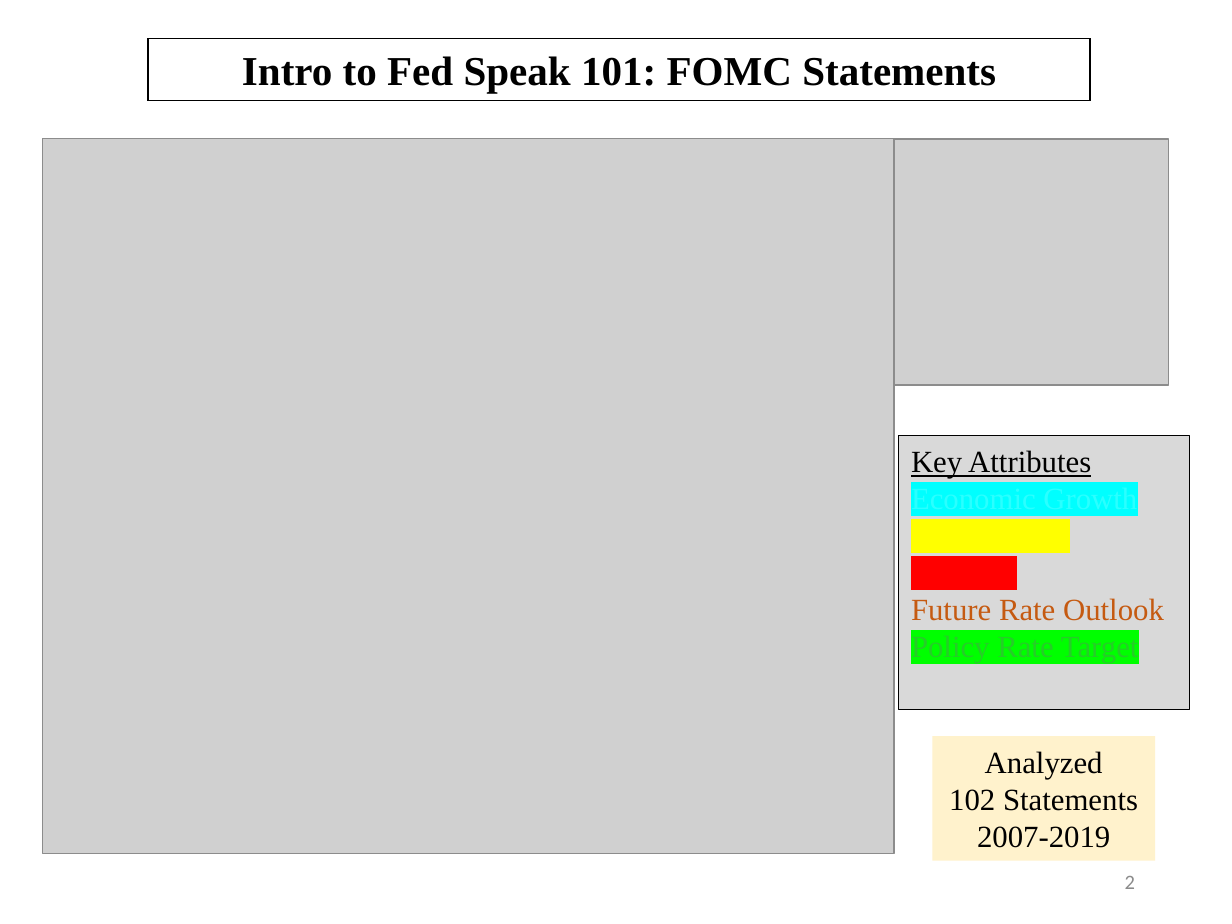
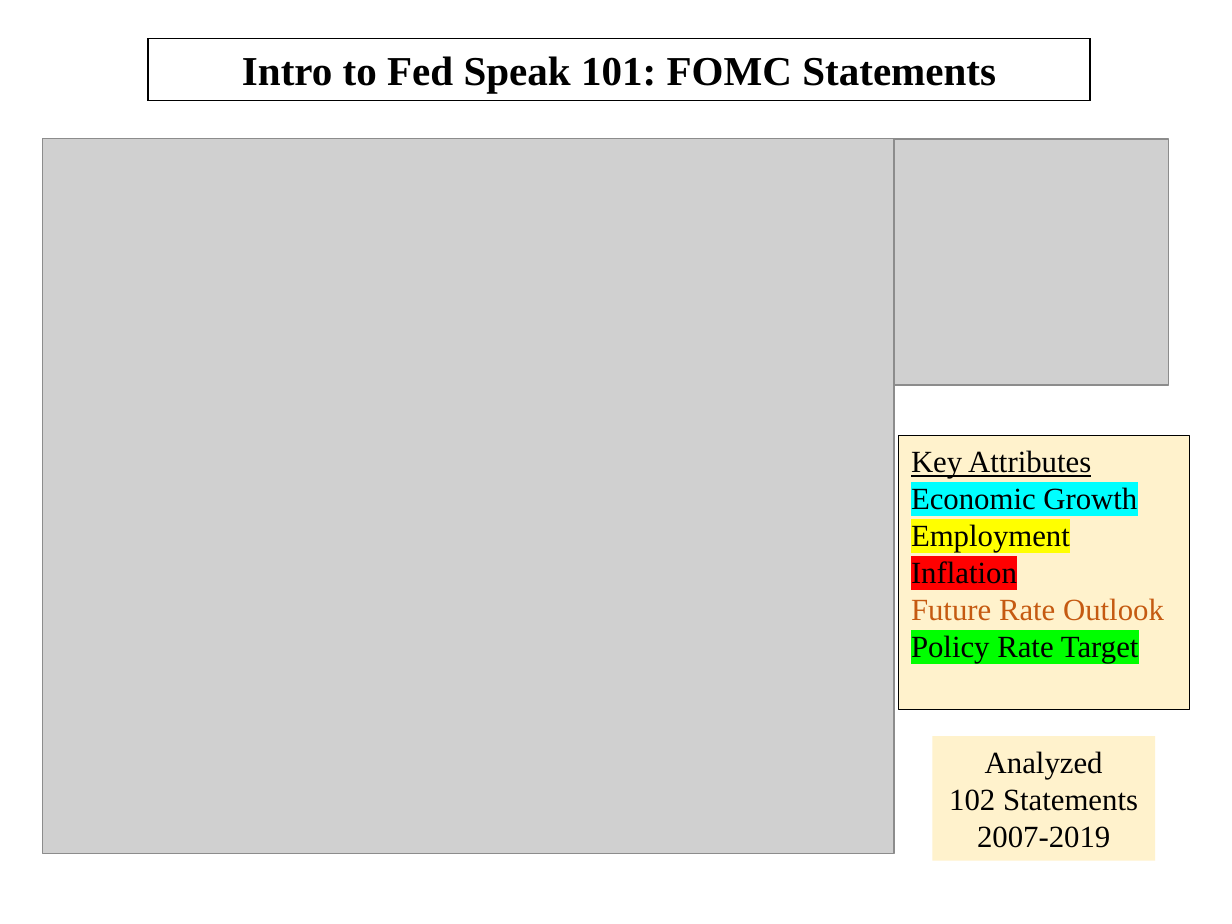
Before and after one commit to completegraph/DATA607FINAL, a slide deck: slide 2 of Presentation/FOMC_Extracting_Insights_Final.pptx. Drawn at 1232x924 pixels with LibreOffice and Linux fonts; fonts in the diff are those of the drawing; grey boxes stand for pictures. Boxes give left, top, right and bottom in pixels: in the first picture for what was removed or moved away, otherwise in the second. Text is boxed around its words. In the diff, an @@ line names an element or a change of style, - is before the commit and + after.

Commit message:
updated presentation slides

```diff
--- a/Presentation/FOMC_Extracting_Insights_Final.pptx
+++ b/Presentation/FOMC_Extracting_Insights_Final.pptx
@@ rectangle "Key Attributes" at (x1=898, y1=436, x2=1189, y2=710): fill #D9D9D9 to #FFF2CC @@
@@ text in rectangle at (x1=911, y1=487, x2=1139, y2=663): text colour #2BFFFF to #000000 in "Economic Growth"; text colour #FFFF00 to #000000 in "Employment"; text colour #FF0000 to #000000 in "Inflation"; text colour #26CD28 to #000000 in "Policy Rate Target" @@
@@ page number removed at (x1=1125, y1=876, x2=1135, y2=889) @@
-2
```
Also in this commit, not shown: 7 other slides changed, 1 other file.
